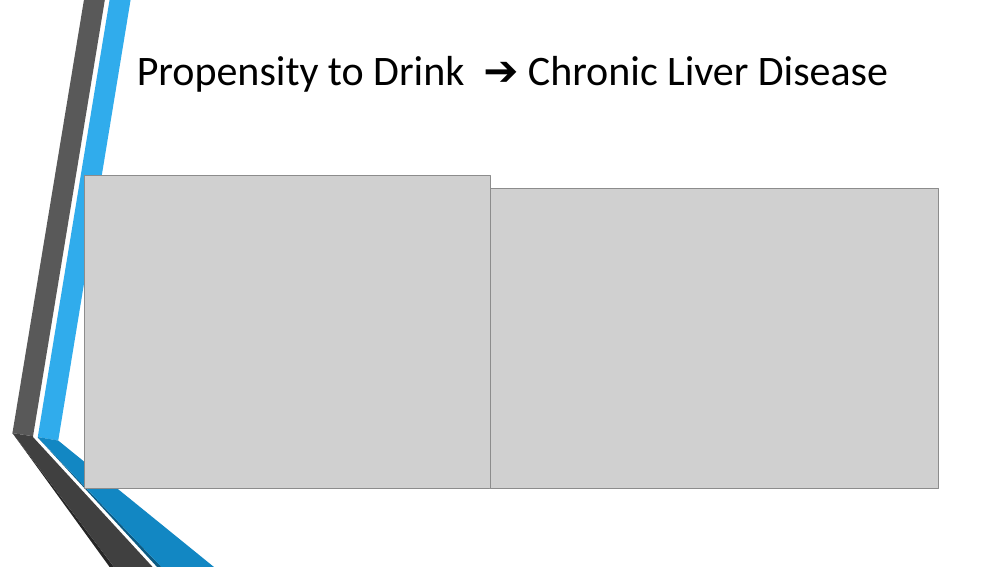
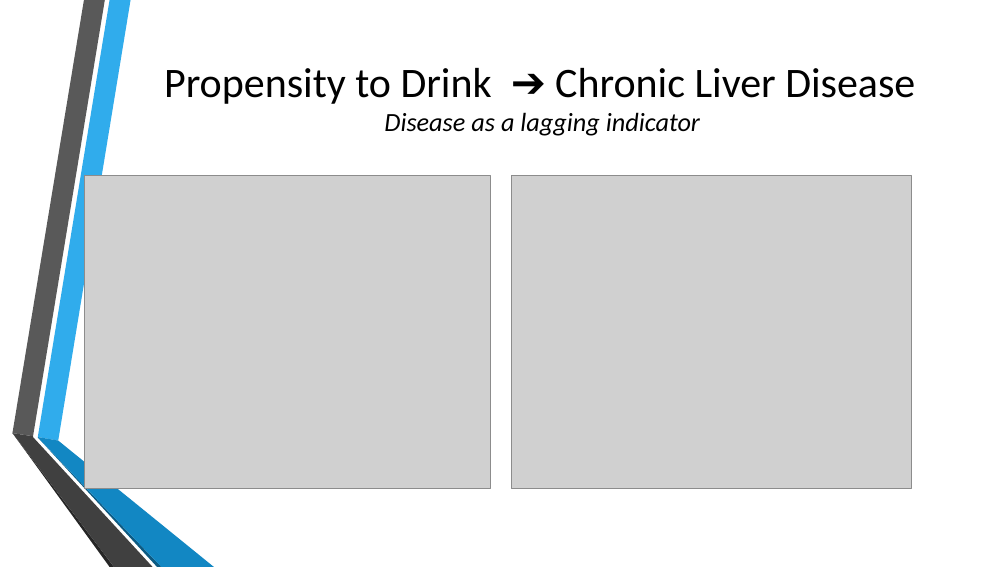
Before and after one commit to cmtaflin/Groupb2, a slide deck: slide 6 of Causes_Alcoholism_FINAL.pptx (slide 5 before the commit). Drawn at 1008x567 pixels with LibreOffice and Linux fonts; fonts in the diff are those of the drawing; grey boxes stand for pictures; background and template pictures are left out. Boxes give left, top, right and bottom in pixels: in the first picture for what was removed or moved away, otherwise in the second. Text is boxed around its words. In the diff, an @@ line names an element or a change of style, - is before the commit and + after.

```diff
--- a/Causes_Alcoholism_FINAL.pptx
+++ b/Causes_Alcoholism_FINAL.pptx
@@ title at [164, 68, 915, 136]: text changed @@
-Propensity to Drink ➔ Chronic Liver Disease
+Propensity to Drink ➔ Chronic Liver Disease
+Disease as a lagging indicator
@@ picture: place and size @@
-picture at [490, 188, 939, 488]
+picture at [511, 175, 911, 488]
```
Also in this commit, not shown: 8 other slides changed, 2 slides added, 1 slide removed, 1 other file.
